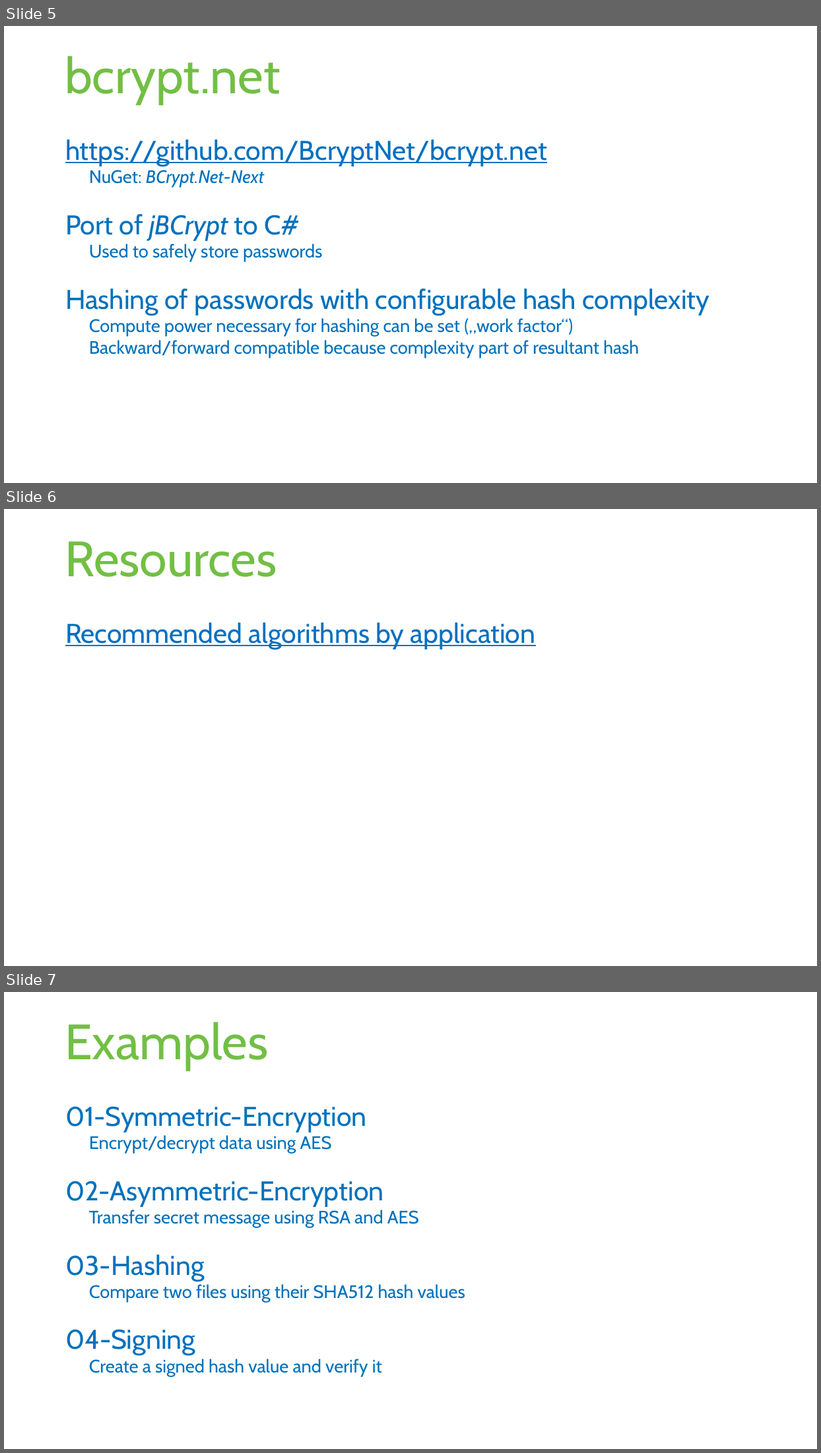
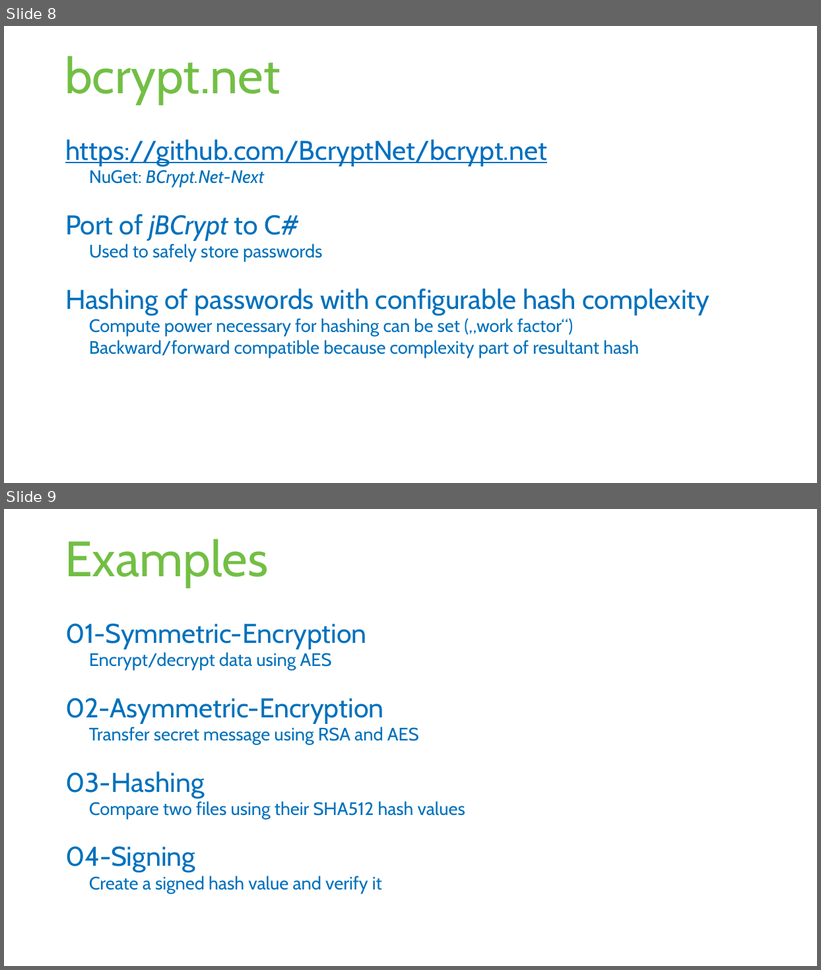
Before and after one commit to rstropek/SecureCodingDotNet, a slide deck: Slides/Secure-Coding-Dot-Net.pptx. Shown one above the other, each under a label of ours: slides 5, 6 and 7 before the commit, slides 8 and 9 after it. The pictures are 821x1453 and 821x970 pixels, drawn with LibreOffice and Linux fonts; fonts in the diff are those of the drawing. Boxes give left, top, right and bottom in pixels: in the first picture for what was removed or moved away, otherwise in the second. Text is boxed around its words. In the diff, an @@ line names an element or a change of style, - is before the commit and + after.

```diff
--- a/Slides/Secure-Coding-Dot-Net.pptx
+++ b/Slides/Secure-Coding-Dot-Net.pptx
@@ slide 6 removed at (4,509,817,966), background #FFFFFF @@
@@ title removed at (65,541,277,577) @@
-Resources
@@ text removed at (65,623,536,650) @@
-Recommended algorithms by application
@@ what was slide 5 is now slide 8 @@
@@ what was slide 7 is now slide 9 @@
```
Also in this commit, not shown: 2 slides changed, 8 slides added, 17 other files.
